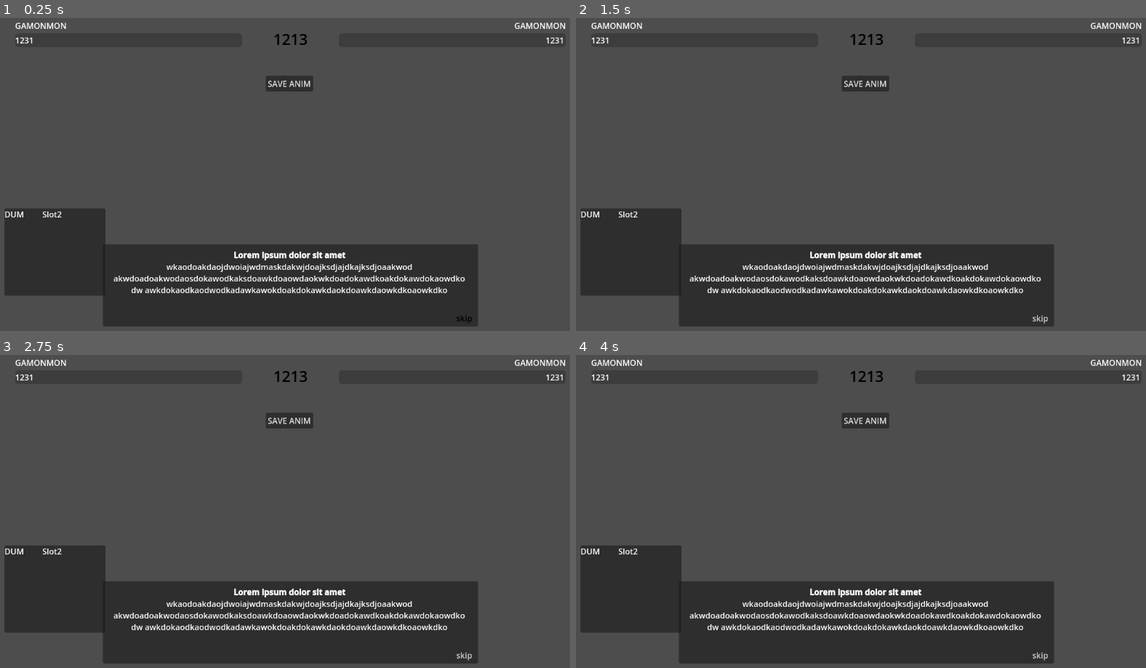
Above: before the commit, frames 1-4 (two rows, left to right).
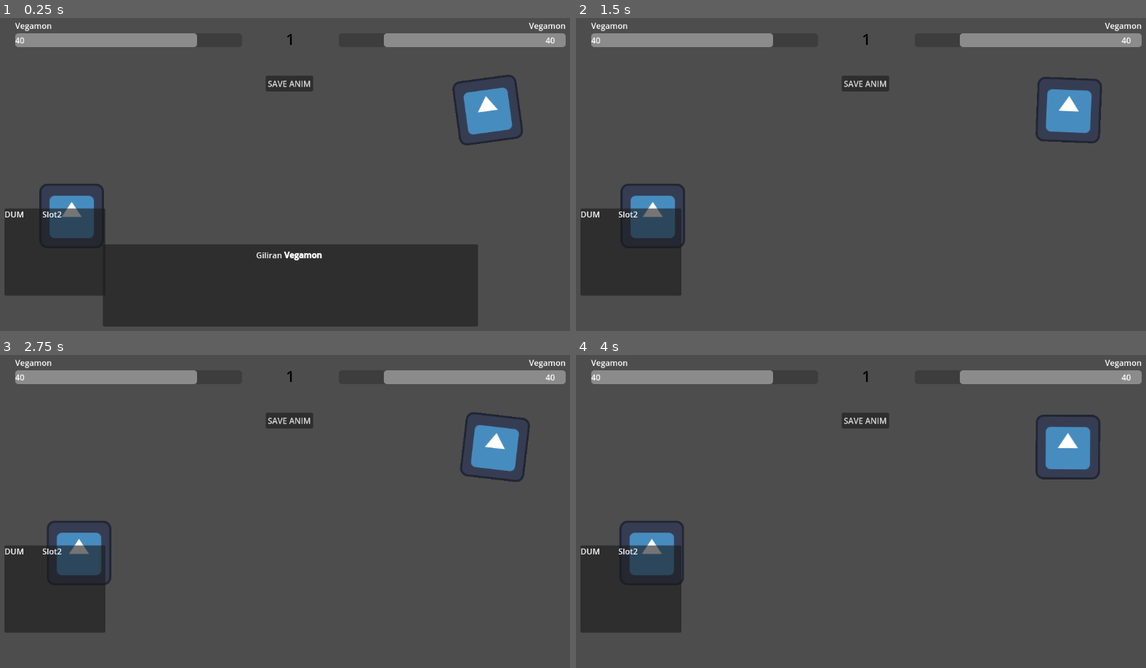
Above: after the commit, the same moments.

Repository: Valonekiil/dw_kinda
Game: Godot game, scene res://Scene/battle_scene.tscn
Same seed, same stepped clock (60 frames per second), same inputs: the game is played once before the commit and once after it. The project has no main scene, so this scene is started directly. The engine's default icon, where the game draws it, is replaced by a stand-in: a white triangle on a blue panel in a dark square.
Inputs (mouse positions are in pixels of both pictures, inside the frame that each line leads up to):
- Up to frame 1 (0.25 s): no input
- Up to frame 2 (1.5 s): click (1037, 318) at 0.5 s, where only the run before the commit has a clickable "skip"; click (1037, 318) at 1.25 s, where only the run before the commit has a clickable "skip"
- Up to frame 3 (2.75 s): click (461, 655) at 2 s, where only the run before the commit has a clickable "skip"
- Up to frame 4 (4 s): no input

The runs differ from the first frame. In frame 1, 7.7% of the frame differs, in the area x 2-100%, y 1-98%; in frame 2, 22%, in the area x 2-100%, y 1-99%; in frame 3, 22%; in frame 4, 22%.
Error before the commit: Parse Error: Cannot find member "DEITY" in base "enums.gd.MonsterType". (res://Script/Resource/stats_source.gd:75)

Commit message:
ganti jeneng

Diff:
--- a/Script/Component/Stats_Component.gd
+++ b/Script/Component/Stats_Component.gd
@@ -5,12 +5,12 @@
 
 # Faktor pengali berdasarkan fase evolusi
 var evolution_multipliers = {
-	Enums.MonsterType.ECHO: 1.0,
-	Enums.MonsterType.MYTHLING: 2.0,
-	Enums.MonsterType.MYTHICAL: 5.0,
-	Enums.MonsterType.MAJESTIC: 7.0,
-	Enums.MonsterType.MYTHOS: 8.0,
-	Enums.MonsterType.DEITY: 10.0
+	Enums.MonsterType.Echo: 1.0,
+	Enums.MonsterType.Mythling: 2.0,
+	Enums.MonsterType.Mythical: 5.0,
+	Enums.MonsterType.Majestic: 7.0,
+	Enums.MonsterType.Mythos: 8.0,
+	Enums.MonsterType.Deity: 10.0
 }
 
 # Fungsi untuk menambah EXP
@@ -56,29 +56,29 @@
 
 	# Tingkatkan statistik elemen utama lebih tinggi
 	match stats_source.primary_element:
-		Enums.Element.FIRE:
+		Enums.Element.Fire:
 			stats_source.fire += int(3 * multiplier)
-		Enums.Element.WATER:
+		Enums.Element.Water:
 			stats_source.water += int(3 * multiplier)
-		Enums.Element.EARTH:
+		Enums.Element.Earth:
 			stats_source.earth += int(3 * multiplier)
-		Enums.Element.NATURE:
+		Enums.Element.Nature:
 			stats_source.nature += int(3 * multiplier)
-		Enums.Element.WIND:
+		Enums.Element.Wind:
 			stats_source.wind += int(3 * multiplier)
-		Enums.Element.LIGHTNING:
+		Enums.Element.Lighting:
 			stats_source.lightning += int(3 * multiplier)
-		Enums.Element.ICE:
+		Enums.Element.Ice:
 			stats_source.ice += int(3 * multiplier)
-		Enums.Element.METAL:
+		Enums.Element.Metal:
 			stats_source.metal += int(3 * multiplier)
-		Enums.Element.LIGHT:
+		Enums.Element.Light:
 			stats_source.light += int(3 * multiplier)
-		Enums.Element.DARK:
+		Enums.Element.Dark:
 			stats_source.dark += int(3 * multiplier)
-		Enums.Element.CHAOS:
+		Enums.Element.Chaos:
 			stats_source.chaos += int(3 * multiplier)
-		Enums.Element.MYSTICAL:
+		Enums.Element.Mystical:
 			stats_source.mystical += int(3 * multiplier)
 		_:
 			print("Elemen utama tidak dikenali.")
--- a/Script/Resource/buff_data.gd
+++ b/Script/Resource/buff_data.gd
@@ -16,18 +16,18 @@
 @export var speed_changed: int
 @export var element_manipulation: bool
 @export var element_changed: Dictionary = {
-	Enums.Element.FIRE: 0,
-	Enums.Element.WATER: 0,
-	Enums.Element.EARTH: 0,
-	Enums.Element.NATURE: 0,
-	Enums.Element.WIND: 0,
-	Enums.Element.LIGHTNING: 0,
-	Enums.Element.ICE: 0,
-	Enums.Element.METAL: 0,
-	Enums.Element.LIGHT: 0,
-	Enums.Element.DARK: 0,
-	Enums.Element.CHAOS: 0,
-	Enums.Element.MYSTICAL: 0
+	Enums.Element.Fire: 0,
+	Enums.Element.Water: 0,
+	Enums.Element.Earth: 0,
+	Enums.Element.Nature: 0,
+	Enums.Element.Wind: 0,
+	Enums.Element.Lighting: 0,
+	Enums.Element.Ice: 0,
+	Enums.Element.Metal: 0,
+	Enums.Element.Light: 0,
+	Enums.Element.Dark: 0,
+	Enums.Element.Chaos: 0,
+	Enums.Element.Mystical: 0
 }
 
 
--- a/Script/Resource/stats_source.gd
+++ b/Script/Resource/stats_source.gd
@@ -72,17 +72,17 @@
 # Fungsi untuk mendapatkan pengurangan berdasarkan tipe Digimon
 func get_reduction_multiplier(digimon_type: Enums.MonsterType) -> float:
 	match digimon_type:
-		Enums.MonsterType.DEITY:
+		Enums.MonsterType.Deity:
 			return 0.5  # Deity: 50%
-		Enums.MonsterType.MYTHOS:
+		Enums.MonsterType.Mythos:
 			return 0.6  # Mythos: 40%
-		Enums.MonsterType.MAJESTIC:
+		Enums.MonsterType.Majestic:
 			return 0.7  # Majestic: 30%
-		Enums.MonsterType.MYTHICAL:
+		Enums.MonsterType.Mythical:
 			return 0.8  # Mythical: 20%
-		Enums.MonsterType.MYTHLING:
+		Enums.MonsterType.Mythling:
 			return 0.9  # Mythling: 10%
-		Enums.MonsterType.ECHO:
+		Enums.MonsterType.Echo:
 			return 1.0  # Echo: 0% (tidak ada pengurangan)
 		_:
 			return 1.0  # Default: tidak ada pengurangan
--- a/Script/buff_manager.gd
+++ b/Script/buff_manager.gd
@@ -68,29 +68,29 @@
 # Fungsi untuk mengaplikasikan peningkatan/penurunan resistensi elemen
 func apply_element_resistance(element: Enums.Element, amount: int):
 	match element:
-		Enums.Element.FIRE:
+		Enums.Element.Fire:
 			stats.fire += amount
-		Enums.Element.WATER:
+		Enums.Element.Water:
 			stats.water += amount
-		Enums.Element.EARTH:
+		Enums.Element.Earth:
 			stats.earth += amount
-		Enums.Element.NATURE:
+		Enums.Element.Nature:
 			stats.nature += amount
-		Enums.Element.WIND:
+		Enums.Element.Wind:
 			stats.wind += amount
-		Enums.Element.LIGHTNING:
+		Enums.Element.Lighting:
 			stats.lightning += amount
-		Enums.Element.ICE:
+		Enums.Element.Ice:
 			stats.ice += amount
-		Enums.Element.METAL:
+		Enums.Element.Metal:
 			stats.metal += amount
-		Enums.Element.LIGHT:
+		Enums.Element.Light:
 			stats.light += amount
-		Enums.Element.DARK:
+		Enums.Element.Dark:
 			stats.dark += amount
-		Enums.Element.CHAOS:
+		Enums.Element.Chaos:
 			stats.chaos += amount
-		Enums.Element.MYSTICAL:
+		Enums.Element.Mystical:
 			stats.mystical += amount
 		_:
 			print("Elemen tidak dikenali.")
--- a/UI/Confirmation/conf_pop_manager.gd
+++ b/UI/Confirmation/conf_pop_manager.gd
@@ -85,18 +85,18 @@
 					context.append_text("[left] %s monster berkurang sebesar %d [/left]" % [stat, abs(value)])
 	if buff.element_manipulation:
 		var element_names = {
-			Enums.Element.FIRE: "Fire",
-			Enums.Element.WATER: "Water",
-			Enums.Element.EARTH: "Earth",
-			Enums.Element.NATURE: "Nature",
-			Enums.Element.WIND: "Wind",
-			Enums.Element.LIGHTNING: "Lightning",
-			Enums.Element.ICE: "Ice",
-			Enums.Element.METAL: "Metal",
-			Enums.Element.LIGHT: "Light",
-			Enums.Element.DARK: "Dark",
-			Enums.Element.CHAOS: "Chaos",
-			Enums.Element.MYSTICAL: "Mystical"
+			Enums.Element.Fire: "Fire",
+			Enums.Element.Water: "Water",
+			Enums.Element.Earth: "Earth",
+			Enums.Element.Nature: "Nature",
+			Enums.Element.Wind: "Wind",
+			Enums.Element.Lighting: "Lightning",
+			Enums.Element.Ice: "Ice",
+			Enums.Element.Metal: "Metal",
+			Enums.Element.Light: "Light",
+			Enums.Element.Dark: "Dark",
+			Enums.Element.Chaos: "Chaos",
+			Enums.Element.Mystical: "Mystical"
 		}
 		print("confirm_element_manipulation")
 		for element in buff.element_changed:
